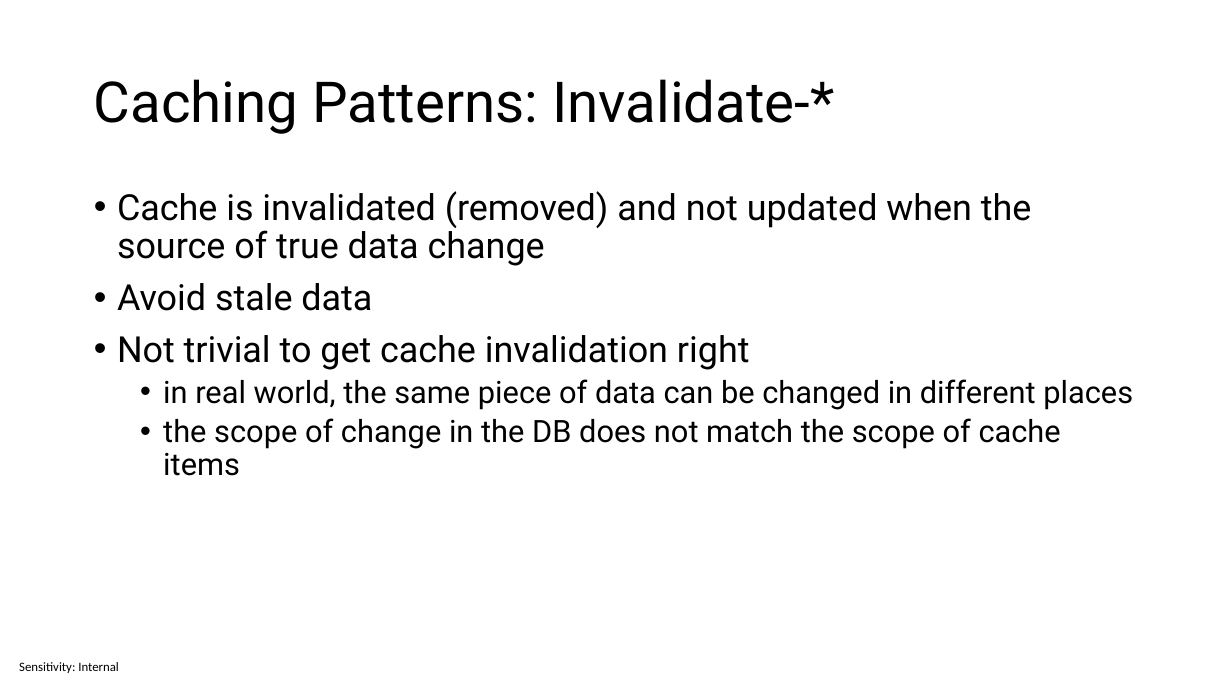
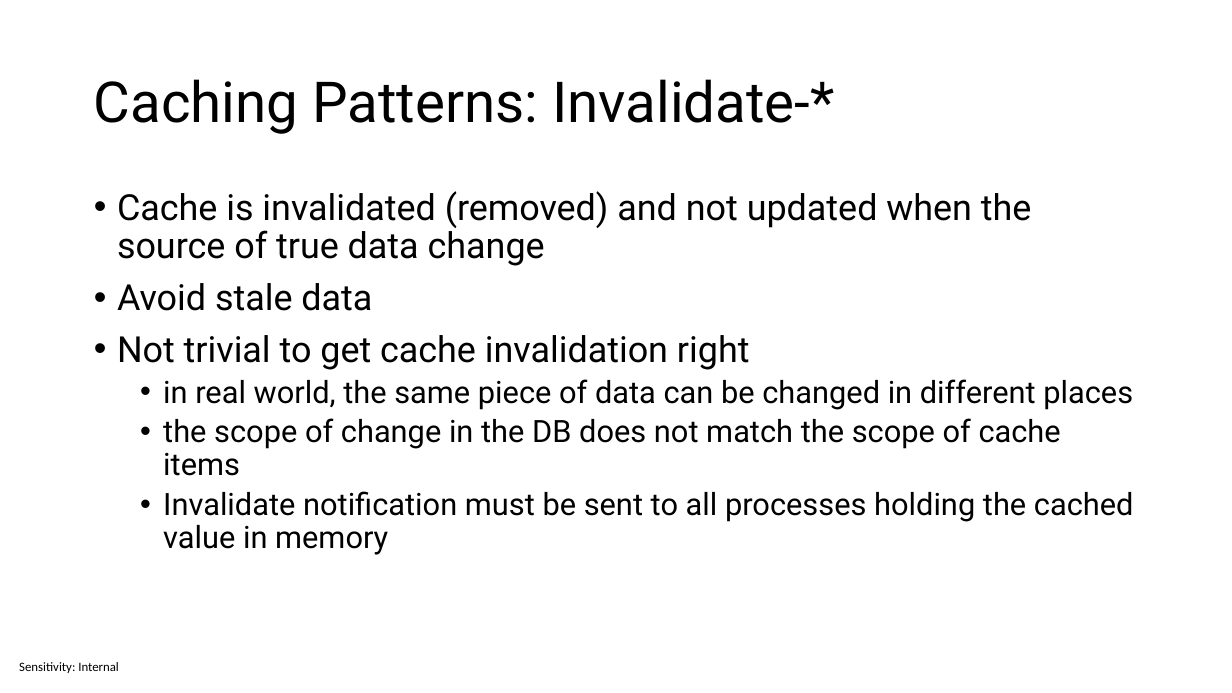
Before and after one commit to sabbadino/cache-like-a-pro-fusion-cache, a slide deck: slide 8 of cache-like-a-pro.pptx. Drawn at 1232x693 pixels with LibreOffice and Linux fonts; fonts in the diff are those of the drawing. Boxes give left, top, right and bottom in pixels: in the first picture for what was removed or moved away, otherwise in the second. Text is boxed around its words. In the diff, an @@ line names an element or a change of style, - is before the commit and + after.

```diff
--- a/cache-like-a-pro.pptx
+++ b/cache-like-a-pro.pptx
@@ text at (163, 491, 1134, 555): paragraph added @@
+  • Invalidate notification must be sent to all processes holding the cached value in memory
```
Also in this commit, not shown: 6 other slides changed, 2 slides added.
